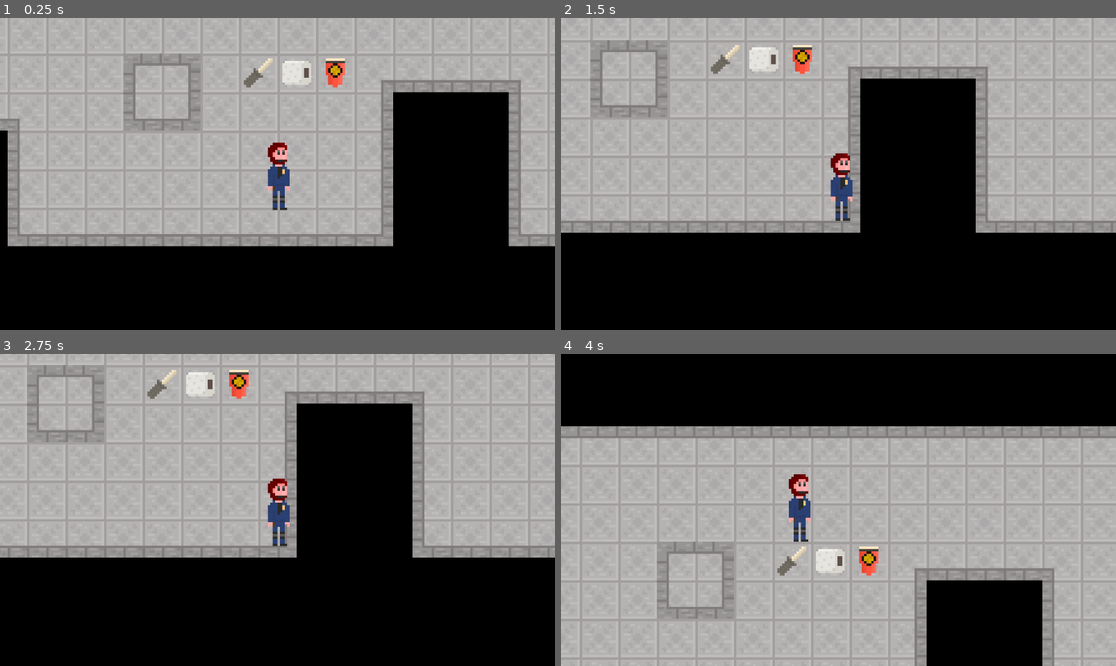
Above: before the commit, frames 1-4 (two rows, left to right).
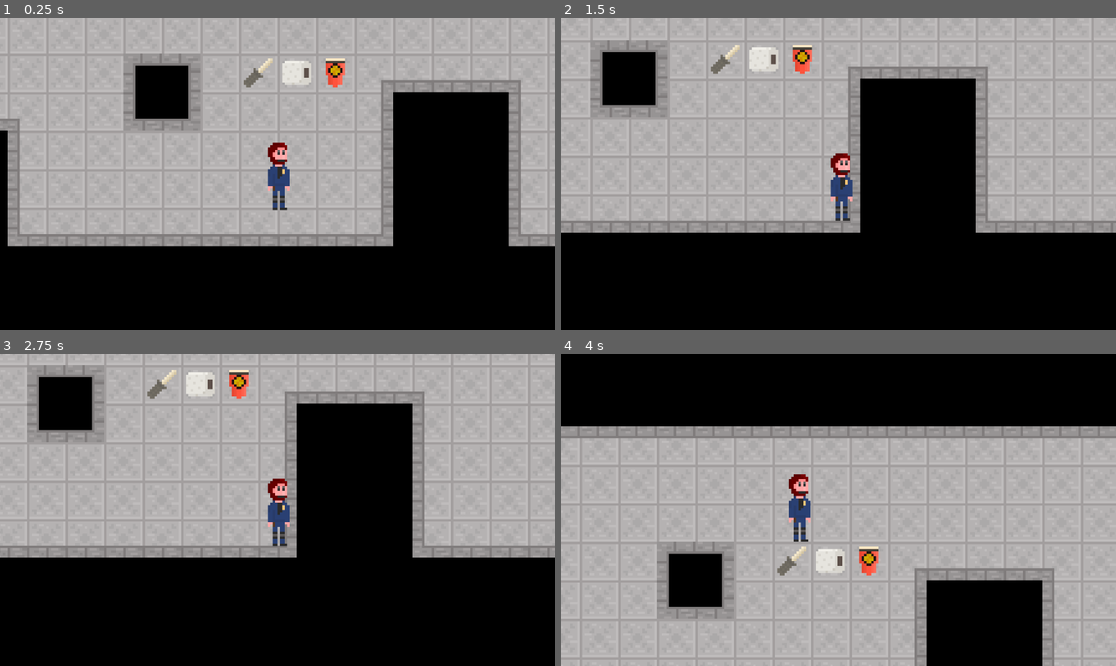
Above: after the commit, the same moments.

Repository: Bobbybear007/WinterGameJam2024
Game: Godot game, scene res://Scenes/Game/Game.tscn
Two runs of this game, one before a commit and one after it. Both use one fixed random seed, a clock stepped at 60 frames per second and the inputs below.
Inputs:
- Up to frame 1 (0.25 s): no input
- Up to frame 2 (1.5 s): tap Enter at 0.5 s; hold D (Right) 0.53-1.28 s; hold S (Down) from 1.28 s (still down)
- Up to frame 3 (2.75 s): release S (Down) at 2.03 s; hold D (Right) from 2.03 s (still down)
- Up to frame 4 (4 s): release D (Right) at 2.78 s; hold W (Up) 2.78-3.53 s; hold A (Left) from 3.53 s (still down)

The runs differ from the first frame. In frame 1, 1.6% of the frame differs, in the area x 24-34%, y 15-33%; in frame 2, 1.7%; in frame 3, 1.7%, in the area x 7-17%, y 7-25%; in frame 4, 1.7%.

Commit message:
Tileset 1.3

Diff:
--- a/new-game-project/Scenes/Game/Game.tscn
+++ b/new-game-project/Scenes/Game/Game.tscn
@@ -34,6 +34,24 @@
 2:2/0 = 0
 2:2/0/physics_layer_0/polygon_0/points = PackedVector2Array(3.28519, 3.11814, 3.28519, -8, 8, -8, 8, 3.22951, 8, 8, -8, 8, -8, 3.11814)
 3:2/0 = 0
+0:3/0 = 0
+0:3/0/physics_layer_0/polygon_0/points = PackedVector2Array(-8, -8, 8, -8, 8, 8, -8, 8)
+1:3/0 = 0
+1:3/0/physics_layer_0/polygon_0/points = PackedVector2Array(-8, -8, 8, -8, 8, 8, -8, 8)
+2:3/0 = 0
+2:3/0/physics_layer_0/polygon_0/points = PackedVector2Array(-8, -8, 8, -8, 8, 8, -8, 8)
+0:4/0 = 0
+0:4/0/physics_layer_0/polygon_0/points = PackedVector2Array(-8, -8, 8, -8, 8, 8, -8, 8)
+1:4/0 = 0
+1:4/0/physics_layer_0/polygon_0/points = PackedVector2Array(-8, -8, 8, -8, 8, 8, -8, 8)
+2:4/0 = 0
+2:4/0/physics_layer_0/polygon_0/points = PackedVector2Array(-8, -8, 8, -8, 8, 8, -8, 8)
+0:5/0 = 0
+0:5/0/physics_layer_0/polygon_0/points = PackedVector2Array(-8, -8, 8, -8, 8, 8, -8, 8)
+1:5/0 = 0
+1:5/0/physics_layer_0/polygon_0/points = PackedVector2Array(-8, -8, 8, -8, 8, 8, -8, 8)
+2:5/0 = 0
+2:5/0/physics_layer_0/polygon_0/points = PackedVector2Array(-8, -8, 8, -8, 8, 8, -8, 8)
 
 [sub_resource type="TileSet" id="TileSet_wmjwv"]
 physics_layer_0/collision_layer = 1
@@ -44,7 +62,7 @@
 [node name="TileMap" type="TileMap" parent="."]
 tile_set = SubResource("TileSet_wmjwv")
 format = 2
-layer_0/tile_data = PackedInt32Array(-327691, 0, 1, -262155, …(15853 unchanged characters)… 608, 2, -786410, 196608, 2, -196612, 0, 0, -131076, 0, 2, -196611, 131072, 0, -131075, 131072, 2)
+layer_0/tile_data = PackedInt32Array(-327691, 0, 1, -262155, …(15853 unchanged characters)… 608, 2, -786410, 196608, 2, -196612, 0, 3, -131076, 0, 5, -196611, 131072, 3, -131075, 131072, 5)
 
 [node name="Player" parent="." instance=ExtResource("1_y5b83")]
 position = Vector2(0, -14)
Binary file changed: new-game-project/Sprites/Map/Tileset.png
